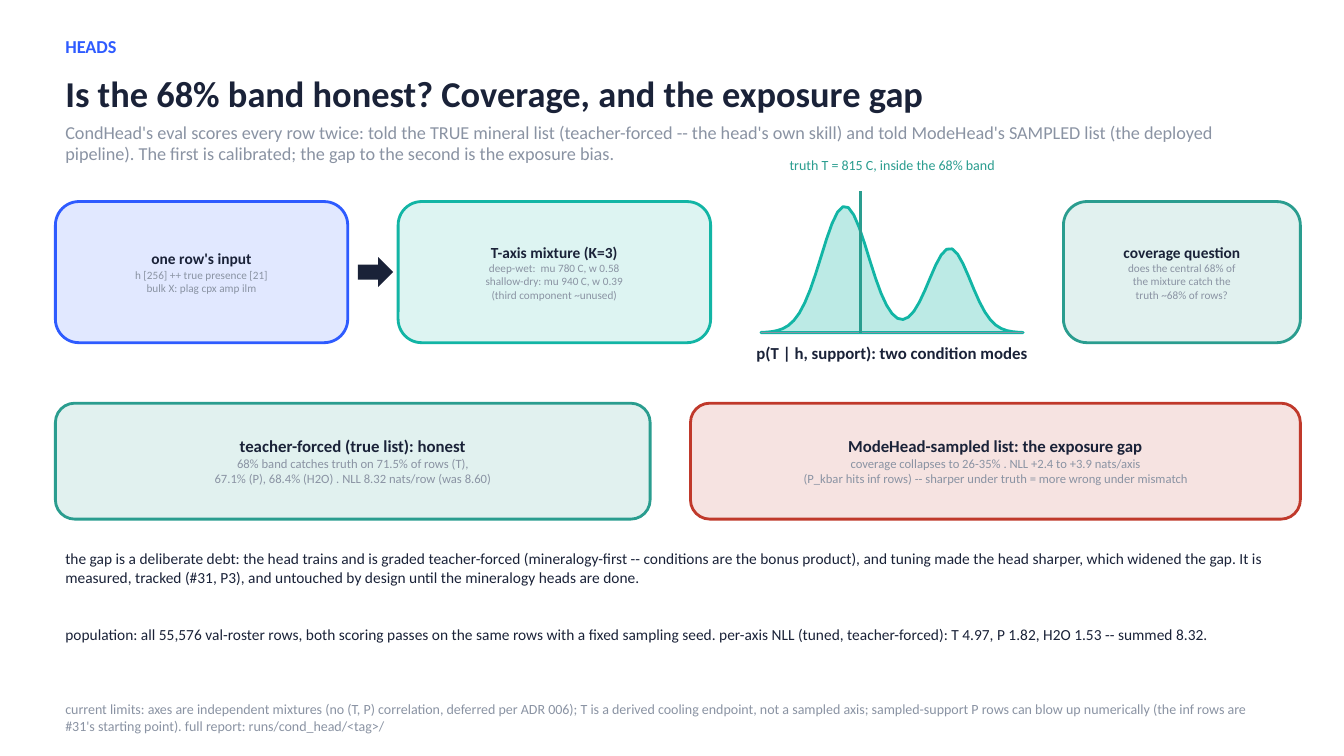
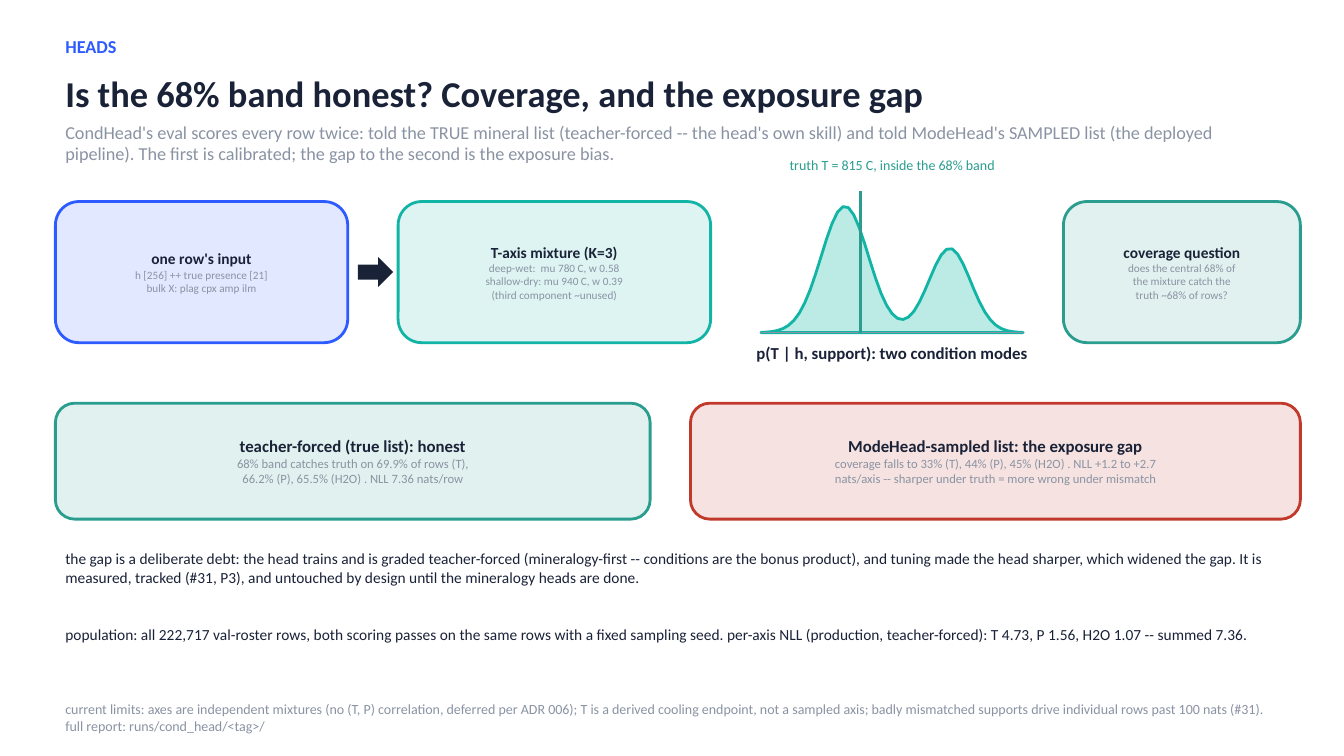
Before and after one commit to matthew-j-liu/phasecast, a slide deck: slide 19 of slides/overview.pptx. Drawn at 1344x756 pixels with LibreOffice and Linux fonts; fonts in the diff are those of the drawing. Boxes give left, top, right and bottom in pixels: in the first picture for what was removed or moved away, otherwise in the second. Text is boxed around its words. In the diff, an @@ line names an element or a change of style, - is before the commit and + after.

```diff
--- a/slides/overview.pptx
+++ b/slides/overview.pptx
@@ text in rounded rectangle at box(237, 459, 469, 485): text changed @@
-68% band catches truth on 71.5% of rows (T),
-67.1% (P), 68.4% (H2O) . NLL 8.32 nats/row (was 8.60)
+68% band catches truth on 69.9% of rows (T),
+66.2% (P), 65.5% (H2O) . NLL 7.36 nats/row
@@ text in rounded rectangle at box(835, 459, 1156, 485): text changed @@
-coverage collapses to 26-35% . NLL +2.4 to +3.9 nats/axis
-(P_kbar hits inf rows) -- sharper under truth = more wrong under mismatch
+coverage falls to 33% (T), 44% (P), 45% (H2O) . NLL +1.2 to +2.7
+nats/axis -- sharper under truth = more wrong under mismatch
@@ text at box(65, 629, 1247, 643): text changed @@
-population: all 55,576 val-roster rows, both scoring passes on the same rows with a fixed sampling seed. per-axis NLL (tuned, teacher-forced): T 4.97, P 1.82, H2O 1.53 -- summed 8.32.
+population: all 222,717 val-roster rows, both scoring passes on the same rows with a fixed sampling seed. per-axis NLL (production, teacher-forced): T 4.73, P 1.56, H2O 1.07 -- summed 7.36.
@@ text at box(65, 704, 1263, 734): text changed @@
-current limits: axes are independent mixtures (no (T, P) correlation, deferred per ADR 006); T is a derived cooling endpoint, not a sampled axis; sampled-support P rows can blow up numerically (the inf rows are #31's starting point). full report: runs/cond_head/<tag>/
+current limits: axes are independent mixtures (no (T, P) correlation, deferred per ADR 006); T is a derived cooling endpoint, not a sampled axis; badly mismatched supports drive individual rows past 100 nats (#31). full report: runs/cond_head/<tag>/
```
Also in this commit, not shown: 12 other slides changed, 1 slide added, 1 other file.
